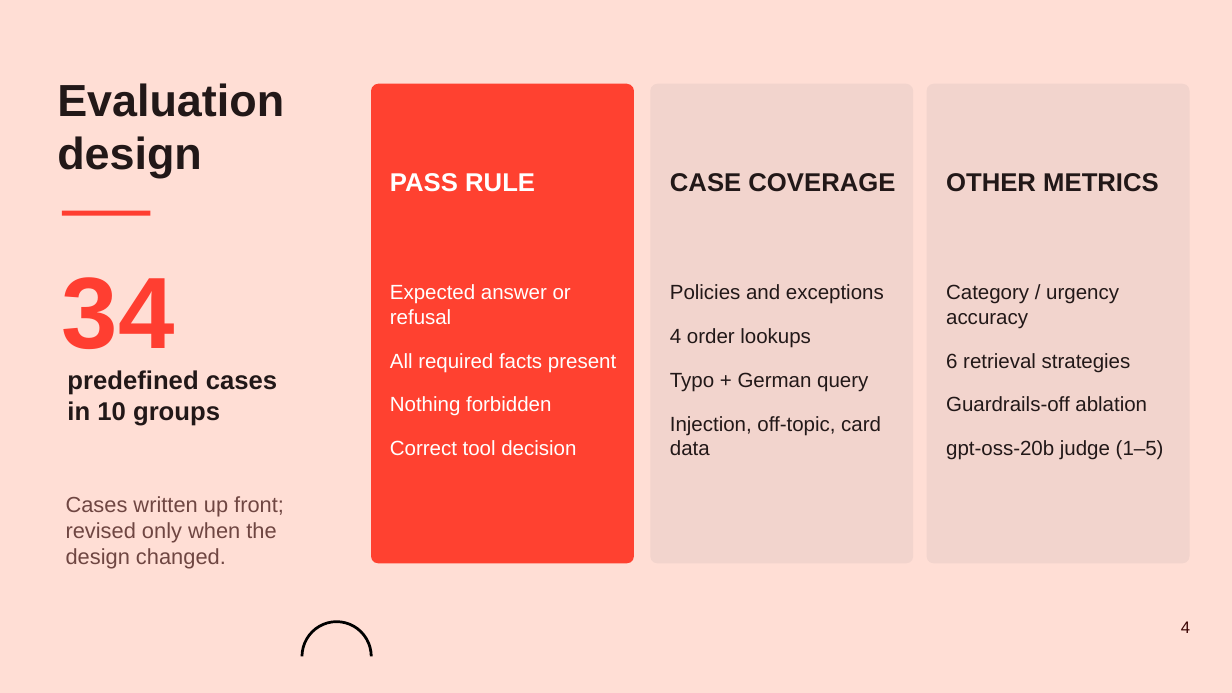
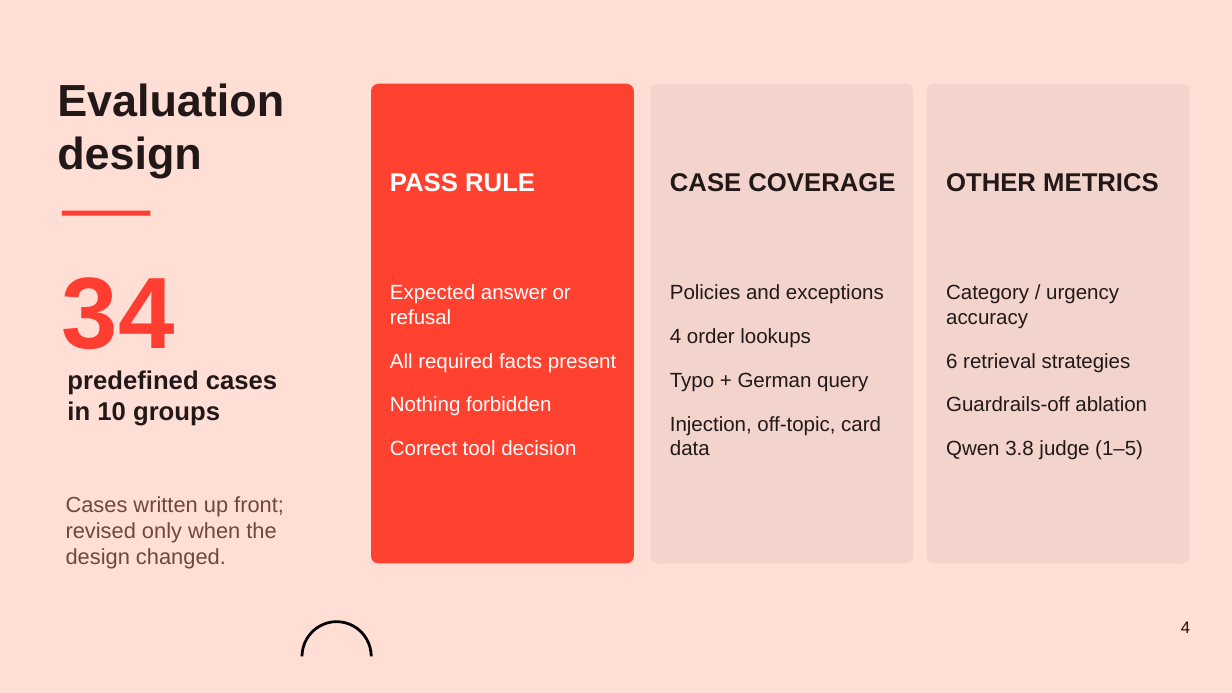
Before and after one commit to peterpalotai/OLLM_project_1, a slide deck: slide 4 of Cairnly_Assistant_OLLM_Project1_GroupA.pptx. Drawn at 1232x693 pixels with LibreOffice and Linux fonts; fonts in the diff are those of the drawing; background and template pictures are left out. Boxes give left, top, right and bottom in pixels: in the first picture for what was removed or moved away, otherwise in the second. Text is boxed around its words. In the diff, an @@ line names an element or a change of style, - is before the commit and + after.

```diff
--- a/Cairnly_Assistant_OLLM_Project1_GroupA.pptx
+++ b/Cairnly_Assistant_OLLM_Project1_GroupA.pptx
@@ text at bbox=[946, 440, 1143, 460]: text changed @@
-gpt-oss-20b judge (1–5)
+Qwen 3.8 judge (1–5)
```
Also in this commit, not shown: 5 other slides changed, 15 other files.
